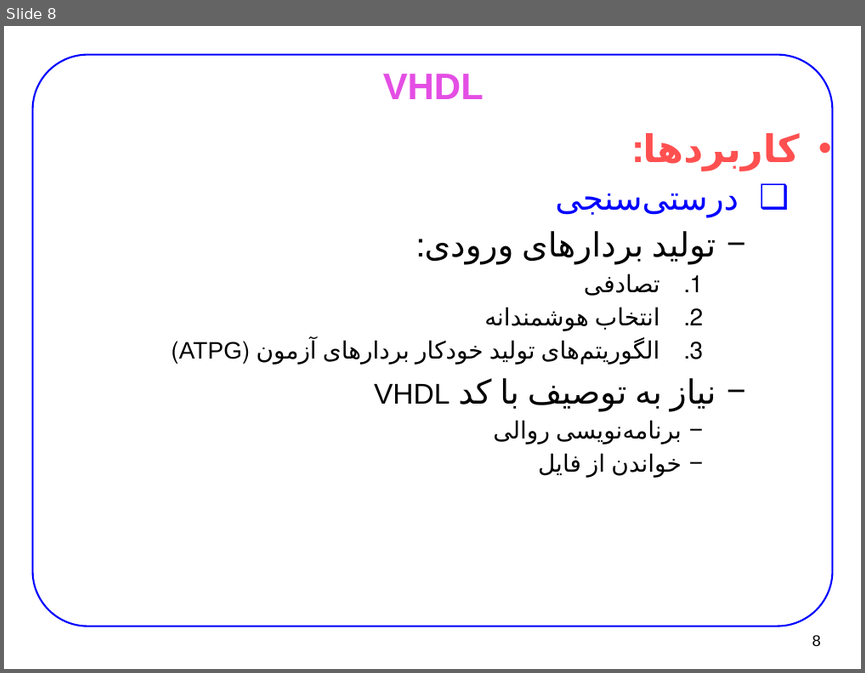
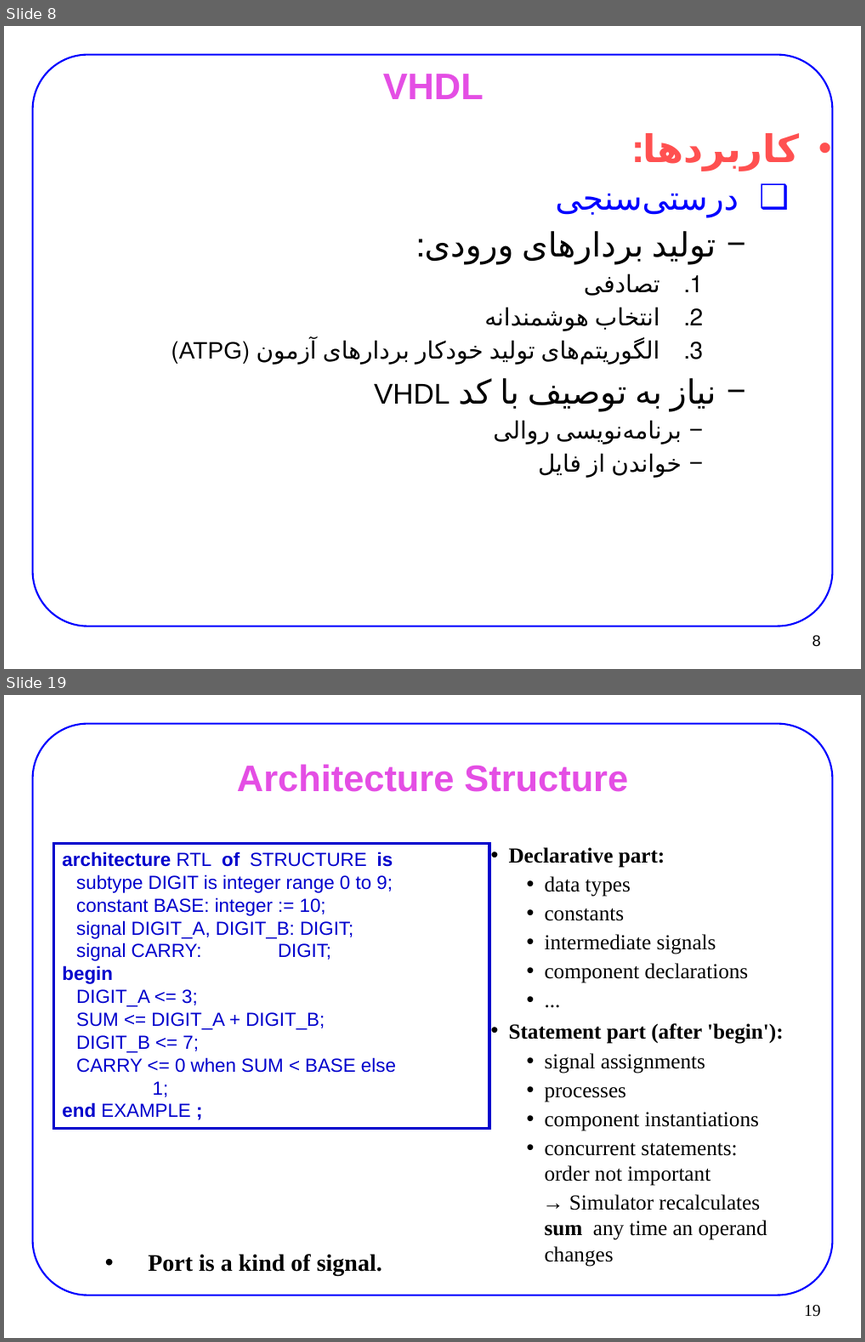
Before and after one commit to 9231058/FPGA-Homework, a slide deck: slides/design/D-01-HDL-.pptx. Shown one above the other, each under a label of ours: slide 8 before the commit, slides 8 and 19 after it; the slides between them are not shown. The pictures are 865x673 and 865x1342 pixels, drawn with LibreOffice and Linux fonts; fonts in the diff are those of the drawing. Boxes give left, top, right and bottom in pixels: in the first picture for what was removed or moved away, otherwise in the second. Text is boxed around its words. In the diff, an @@ line names an element or a change of style, - is before the commit and + after.

```diff
--- a/slides/design/D-01-HDL-.pptx
+++ b/slides/design/D-01-HDL-.pptx
@@ slide 19 added at [4, 695, 861, 1338], background #FFFFFF; not listed: 1 template element that a slide beside it also shows @@
@@ title added at [237, 764, 628, 792], 31 pt, text #E44EE4, bold @@
+Architecture Structure
@@ rectangle added at [53, 843, 489, 1129], outline #0000CC 2.25 pt, 16 pt, text #0000CC @@
+architecture RTL of STRUCTURE is
+subtype DIGIT is integer range 0 to 9;
+constant BASE: integer := 10;
+signal DIGIT_A, DIGIT_B: DIGIT;
+signal CARRY: DIGIT;
+begin
+DIGIT_A <= 3;
+SUM <= DIGIT_A + DIGIT_B;
+DIGIT_B <= 7;
+CARRY <= 0 when SUM < BASE else
+1;
+end EXAMPLE ;
@@ text added at [509, 847, 783, 1266], 18 pt, text #000000 @@
+• Declarative part:
+  • data types
+  • constants
+  • intermediate signals
+  • component declarations
+  • ...
+• Statement part (after 'begin'):
+  • signal assignments
+  • processes
+  • component instantiations
+  • concurrent statements:
+    order not important
+  → Simulator recalculates sum any time an operand changes
@@ text added at [148, 1253, 382, 1276], 20 pt, text #000000, bold @@
+• Port is a kind of signal.
@@ page number added at [804, 1304, 821, 1316], 14 pt, text #000000 @@
+19
```
Also in this commit, not shown: 5 slides changed, 19 other slides added, 1 other file.
